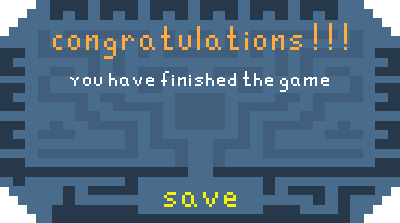
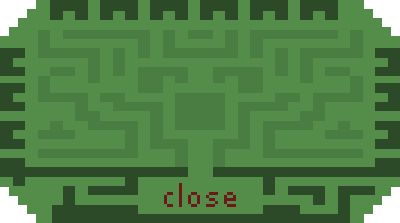
Two versions of the same layered image (400×223). Layer-by-layer changes:
hid "congratulations!!! you have finished the game" over (53, 23, 347, 92)
added layer "close" (2nd of 2) above "save" over (164, 183, 236, 207)
hid "save" (1st of 2) over (164, 192, 236, 207)
hid "Layer 2 copy 2" over (0, 0, 400, 223)
showed "Layer 2 copy" over (0, 0, 400, 223)
